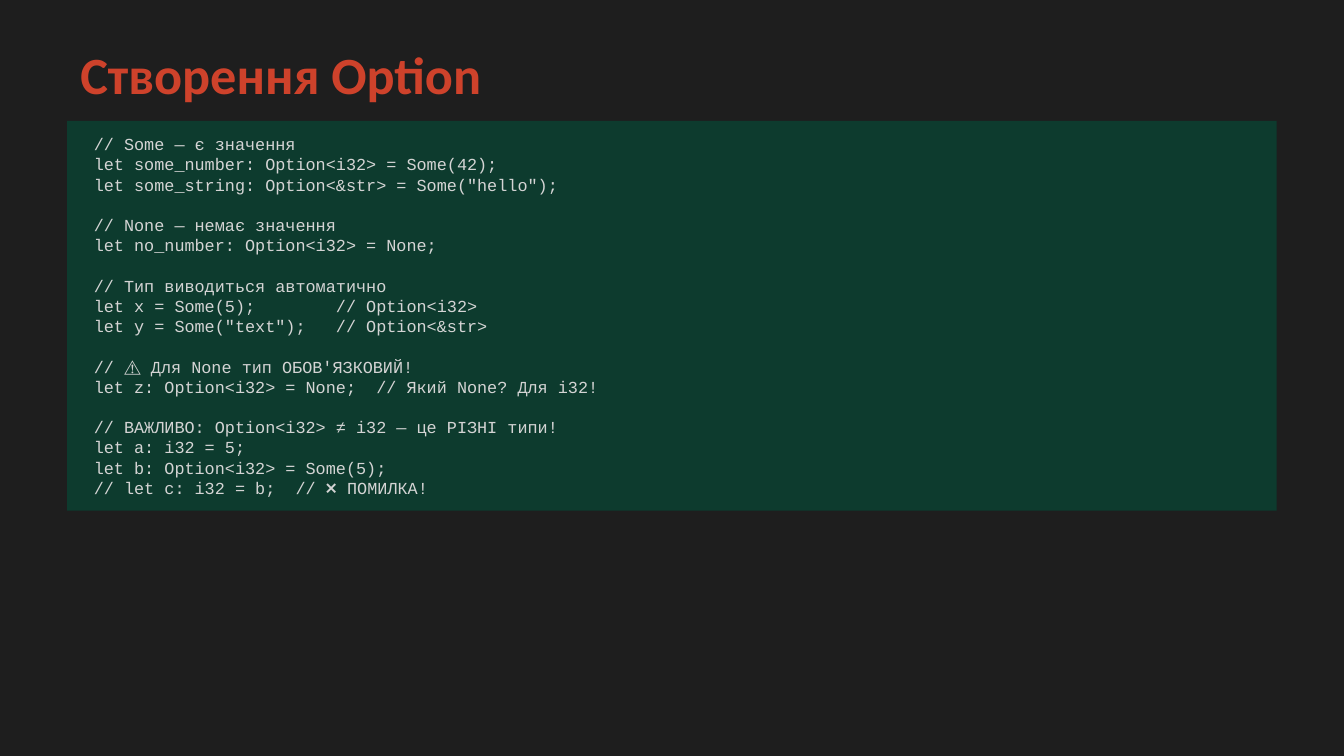
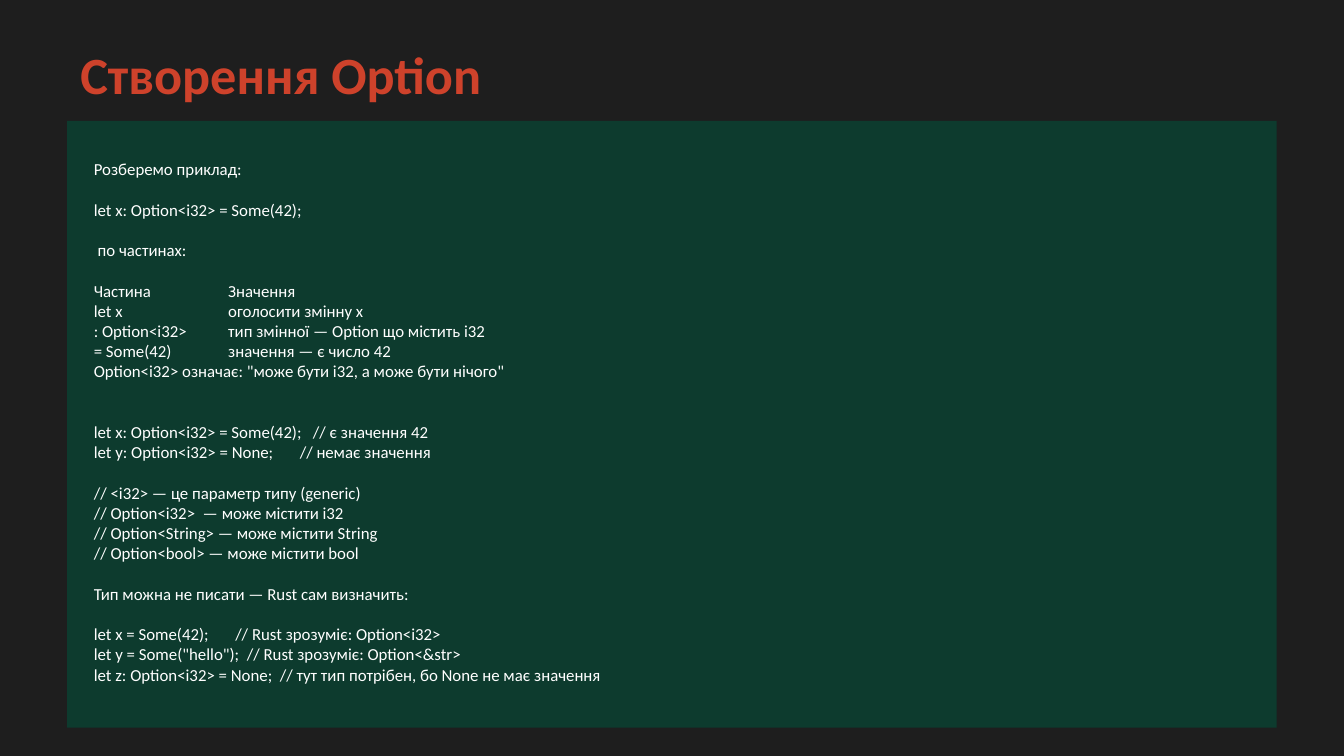
Before and after one commit to oleksiibychkov/rust-mas-textbook, a slide deck: slide 15 of src/lectures/ppt/Лекція_2_Rust_Розширена.pptx (slide 14 before the commit). Drawn at 1344x756 pixels with LibreOffice and Linux fonts; fonts in the diff are those of the drawing. Boxes give left, top, right and bottom in pixels: in the first picture for what was removed or moved away, otherwise in the second. Text is boxed around its words. In the diff, an @@ line names an element or a change of style, - is before the commit and + after.

```diff
--- a/src/lectures/ppt/Лекція_2_Rust_Розширена.pptx
+++ b/src/lectures/ppt/Лекція_2_Rust_Розширена.pptx
@@ rectangle: place and size @@
-rectangle at (67, 121, 1277, 511)
+rectangle at (67, 121, 1277, 728)
@@ text at (94, 163, 600, 684): text changed; font Courier New to Calibri; text colour #D4D4D4 to #FFFFFF @@
-// Some — є значення
-let some_number: Option<i32> = Some(42);
-let some_string: Option<&str> = Some("hello");
-// None — немає значення
-let no_number: Option<i32> = None;
-// Тип виводиться автоматично
-let x = Some(5); // Option<i32>
-let y = Some("text"); // Option<&str>
-// ⚠️ Для None тип ОБОВ'ЯЗКОВИЙ!
-let z: Option<i32> = None; // Який None? Для i32!
-// ВАЖЛИВО: Option<i32> ≠ i32 — це РІЗНІ типи!
-let a: i32 = 5;
-let b: Option<i32> = Some(5);
-// let c: i32 = b; // ❌ ПОМИЛКА!
+Розберемо приклад:
+let x: Option<i32> = Some(42);
+по частинах:
+Частина Значення
+let x оголосити змінну x
+: Option<i32> тип змінної — Option що містить i32
+= Some(42) значення — є число 42
+Option<i32> означає: "може бути i32, а може бути нічого"
+let x: Option<i32> = Some(42); // є значення 42
+let y: Option<i32> = None; // немає значення
+// <i32> — це параметр типу (generic)
+// Option<i32> — може містити i32
+// Option<String> — може містити String
+// Option<bool> — може містити bool
+Тип можна не писати — Rust сам визначить:
+let x = Some(42); // Rust зрозуміє: Option<i32>
+let y = Some("hello"); // Rust зрозуміє: Option<&str>
+let z: Option<i32> = None; // тут тип потрібен, бо None не має значення
```
Also in this commit, not shown: 10 other slides changed, 5 slides added, 1 other file.
